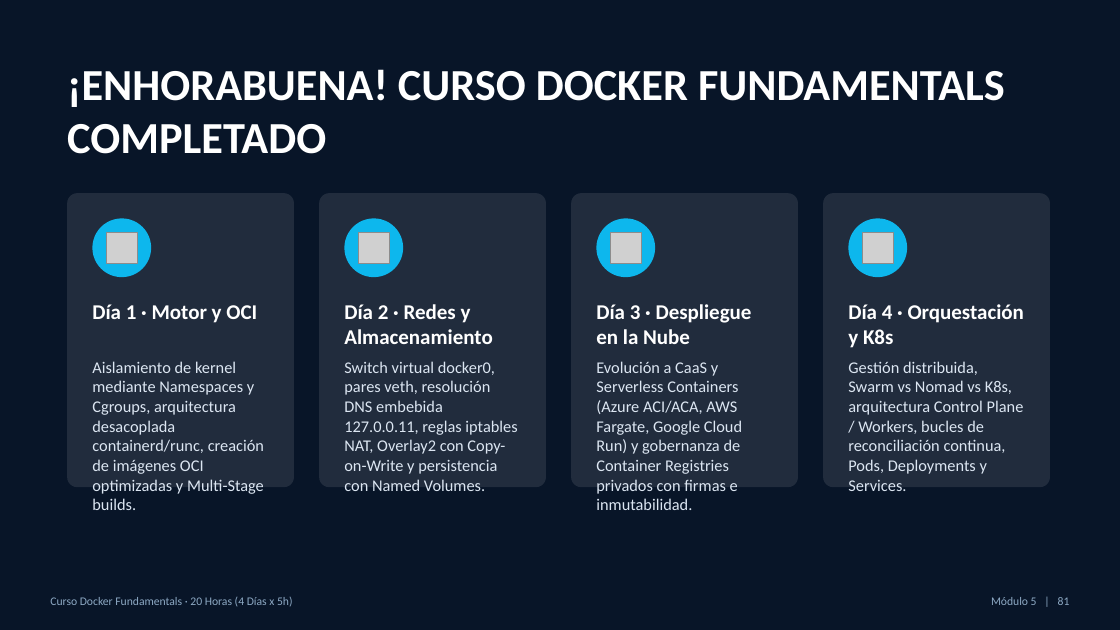
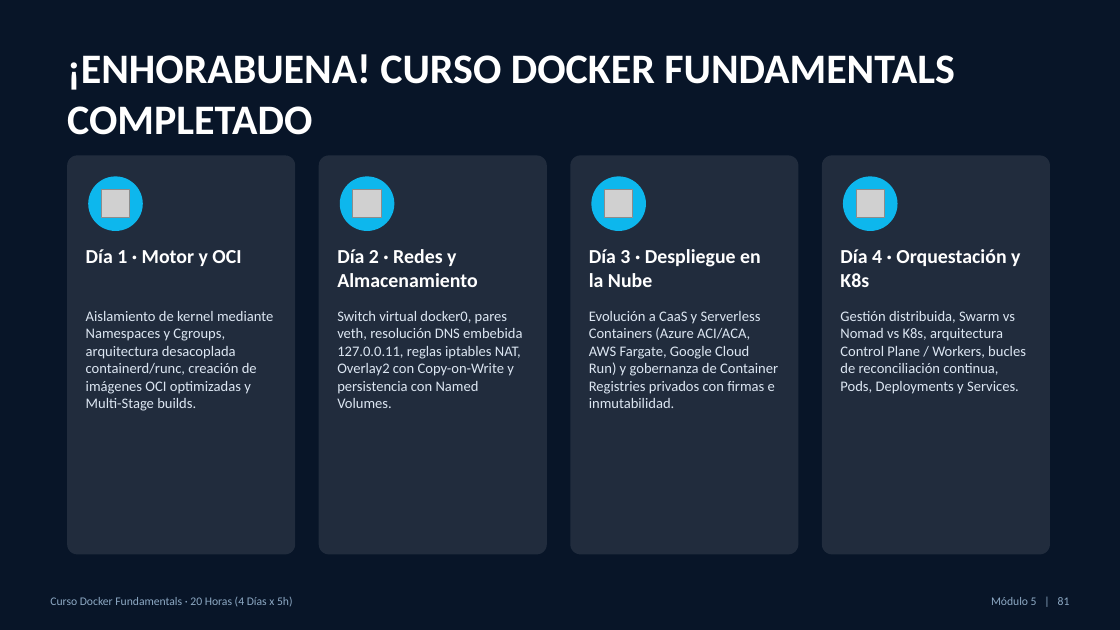
Before and after one commit to masalinas/training-docker-fundamentals, a slide deck: slide 81 of Docker_Fundamentals_20H.pptx. Drawn at 1120x630 pixels with LibreOffice and Linux fonts; fonts in the diff are those of the drawing; grey boxes stand for pictures. Boxes give left, top, right and bottom in pixels: in the first picture for what was removed or moved away, otherwise in the second. Text is boxed around its words. In the diff, an @@ line names an element or a change of style, - is before the commit and + after.

```diff
--- a/Docker_Fundamentals_20H.pptx
+++ b/Docker_Fundamentals_20H.pptx
@@ text "¡ENHORABUENA! CURSO DOCKER FUNDAMENTALS COMPLETADO": place and size @@
-text "¡ENHORABUENA! CURSO DOCKER FUNDAMENTALS COMPLETADO" at bbox=[67, 69, 1005, 154]
+text "¡ENHORABUENA! CURSO DOCKER FUNDAMENTALS COMPLETADO" at bbox=[67, 54, 954, 135]
@@ text "¡ENHORABUENA! CURSO DOCKER FUNDAMENTALS COMPLETADO" at bbox=[67, 54, 954, 135]: size 38 to 36 pt @@
@@ rounded rectangle: place and size @@
-rounded rectangle at bbox=[67, 193, 294, 487]
+rounded rectangle at bbox=[67, 155, 295, 555]
@@ ellipse: place and size @@
-ellipse at bbox=[92, 218, 151, 277]
+ellipse at bbox=[88, 176, 143, 231]
@@ rounded rectangle: place and size @@
-rounded rectangle at bbox=[319, 193, 546, 487]
+rounded rectangle at bbox=[318, 155, 546, 555]
@@ ellipse: place and size @@
-ellipse at bbox=[344, 218, 403, 277]
+ellipse at bbox=[339, 176, 394, 231]
@@ rounded rectangle: place and size @@
-rounded rectangle at bbox=[571, 193, 798, 487]
+rounded rectangle at bbox=[571, 155, 798, 555]
@@ ellipse: place and size @@
-ellipse at bbox=[597, 218, 655, 277]
+ellipse at bbox=[592, 176, 646, 231]
@@ rounded rectangle: place and size @@
-rounded rectangle at bbox=[823, 193, 1050, 487]
+rounded rectangle at bbox=[823, 155, 1050, 555]
@@ ellipse: place and size @@
-ellipse at bbox=[849, 218, 907, 277]
+ellipse at bbox=[844, 176, 898, 231]
@@ 4 pictures: place and size @@
-4 pictures at bbox=[107, 233, 893, 263]
+4 pictures at bbox=[102, 190, 885, 218]
@@ text "Día 1 · Motor y ...": place and size @@
-text "Día 1 · Motor y ..." at bbox=[92, 304, 257, 323]
+text "Día 1 · Motor y ..." at bbox=[86, 249, 241, 266]
@@ text "Día 2 · Redes y ...": place and size @@
-text "Día 2 · Redes y ..." at bbox=[344, 304, 492, 344]
+text "Día 2 · Redes y ..." at bbox=[337, 249, 477, 287]
@@ text "Día 3 · Despliegue en ...": place and size @@
-text "Día 3 · Despliegue en ..." at bbox=[596, 304, 752, 344]
+text "Día 3 · Despliegue en ..." at bbox=[589, 249, 761, 287]
@@ size 18 to 17 pt in 4 elements at bbox=[86, 249, 241, 266], bbox=[337, 249, 477, 287], bbox=[589, 249, 761, 287], bbox=[840, 249, 1020, 287] @@
@@ text "Día 4 · Orquestación y ...": place and size @@
-text "Día 4 · Orquestación y ..." at bbox=[848, 304, 1024, 348]
+text "Día 4 · Orquestación y ..." at bbox=[840, 249, 1020, 287]
@@ text "Aislamiento de kernel mediante Namespaces ...": place and size @@
-text "Aislamiento de kernel mediante Namespaces ..." at bbox=[92, 361, 264, 510]
+text "Aislamiento de kernel mediante Namespaces ..." at bbox=[86, 311, 273, 411]
@@ text "Switch virtual docker0, pares veth, ...": place and size @@
-text "Switch virtual docker0, pares veth, ..." at bbox=[344, 361, 517, 491]
+text "Switch virtual docker0, pares veth, ..." at bbox=[337, 311, 522, 408]
@@ text "Evolución a CaaS y Serverless ...": place and size @@
-text "Evolución a CaaS y Serverless ..." at bbox=[596, 361, 742, 510]
+text "Evolución a CaaS y Serverless ..." at bbox=[589, 311, 778, 408]
@@ size 14 to 12.5 pt in 4 elements at bbox=[86, 311, 273, 411], bbox=[337, 311, 522, 408], bbox=[589, 311, 778, 408], bbox=[840, 311, 1026, 394] @@
@@ text "Gestión distribuida, Swarm vs Nomad ...": place and size @@
-text "Gestión distribuida, Swarm vs Nomad ..." at bbox=[848, 361, 1024, 474]
+text "Gestión distribuida, Swarm vs Nomad ..." at bbox=[840, 311, 1026, 394]
```
Also in this commit, not shown: 36 other slides changed, 11 other files.
